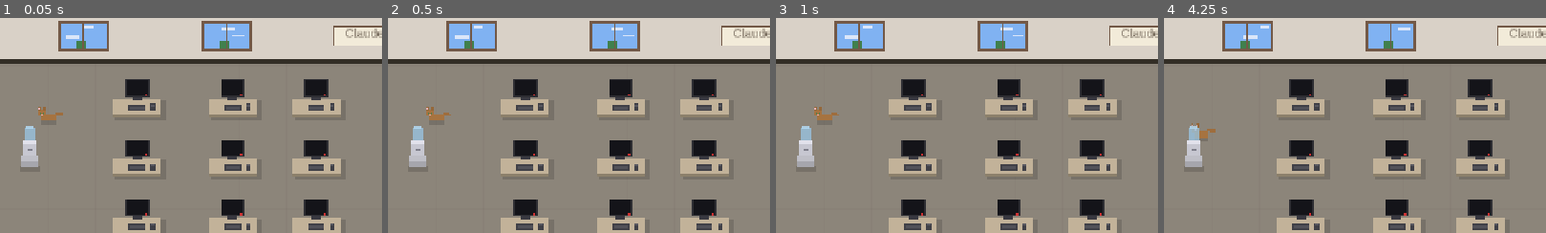
Above: before the commit, frames 1-4 (left to right).
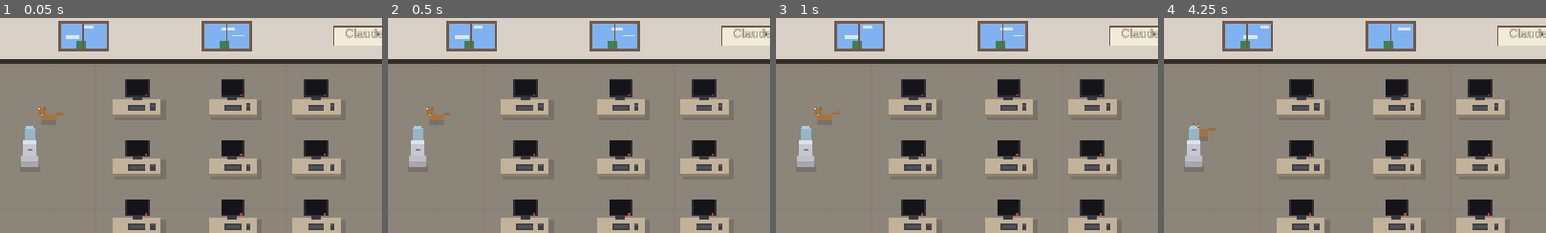
Above: after the commit, the same moments.

Repository: pknull/ccworkspace
Game: Godot game, scene res://scenes/Main.tscn
The game is run twice, just before and just after one commit, with the same random seed, the same clock (stepped at 60 frames per second) and the same inputs.
Inputs (mouse positions are % of the whole screen's width and height, from its top left):
- Up to frame 1 (0.05 s): no input
- Up to frame 2 (0.5 s): no input
- Up to frame 3 (1 s): tap Enter at 0.5 s; move the mouse to (72, 45) at 0.52 s; click (72, 45) at 0.67 s
- Up to frame 4 (4.25 s): click "Reset Layout" at 1.25 s; drag from (30, 55) to (45, 70) at 2.02 s; move the mouse to (60, 28) at 2.77 s; click (60, 28) at 2.92 s; drag from (45, 70) to (20, 35) at 3.52 s
The pictures show only the part of the screen within x 0-50%, y 0-50%; the shares and areas given below are measured in that part.

Frames 1-2 are identical in both runs. In frame 3, less than 0.1% of the frame differs, in the area x 14-17%, y 43-46%; in frame 4, less than 0.1%, in the area x 7-14%, y 48-56%.

Commit message:
Add cute features: cat meows, faster speech bubbles, compact tooltips
- Tune spontaneous speech bubbles: 12s interval (was 25), 25% chance (was 15%),
  30s cooldown (was 45), 5s global cooldown (was 8)
- Add cat meow speech bubbles: 11 phrases ("meow", "mrrp?", "prrrr", etc.),
  18% chance every 20s with 40s cooldown
- Fix tooltip overflow: compact 200x72 panel, single-line spacing,
  truncate long descriptions, smaller fonts

Co-Authored-By: Claude Opus 4.5 <noreply@anthropic.com>

Diff:
--- a/scripts/Agent.gd
+++ b/scripts/Agent.gd
@@ -139,9 +139,9 @@
 # Spontaneous voice bubbles
 var spontaneous_bubble_timer: float = 0.0
 var spontaneous_cooldown: float = 0.0
-const SPONTANEOUS_CHECK_INTERVAL: float = 25.0  # Check every 25 seconds
-const SPONTANEOUS_CHANCE: float = 0.15  # 15% chance when checked
-const SPONTANEOUS_COOLDOWN: float = 45.0  # Minimum 45s between spontaneous bubbles
+const SPONTANEOUS_CHECK_INTERVAL: float = 12.0  # Check every 12 seconds (was 25)
+const SPONTANEOUS_CHANCE: float = 0.25  # 25% chance when checked (was 15%)
+const SPONTANEOUS_COOLDOWN: float = 30.0  # Minimum 30s between spontaneous bubbles (was 45)
 var office_manager: Node = null  # Set by OfficeManager for global coordination
 
 # Idle fidget animations
@@ -478,8 +478,8 @@
 
 func _create_tooltip() -> void:
 	tooltip_panel = ColorRect.new()
-	tooltip_panel.size = Vector2(220, 100)  # Larger to show tool info
-	tooltip_panel.position = Vector2(30, -70)
+	tooltip_panel.size = Vector2(200, 72)  # Compact size
+	tooltip_panel.position = Vector2(30, -50)
 	tooltip_panel.color = Color(0.95, 0.93, 0.85, 0.98)  # Cream paper
 	tooltip_panel.visible = false
 	tooltip_panel.z_index = 100  # Always on top
@@ -487,13 +487,13 @@
 
 	# Tooltip border
 	var border = ColorRect.new()
-	border.size = Vector2(220, 100)
+	border.size = Vector2(200, 72)
 	border.position = Vector2(0, 0)
 	border.color = Color(0.6, 0.55, 0.45)
 	tooltip_panel.add_child(border)
 
 	var inner = ColorRect.new()
-	inner.size = Vector2(216, 96)
+	inner.size = Vector2(196, 68)
 	inner.position = Vector2(2, 2)
 	inner.color = Color(0.95, 0.93, 0.85)
 	tooltip_panel.add_child(inner)
@@ -501,24 +501,24 @@
 	# Tooltip header
 	var header = Label.new()
 	header.name = "Header"
-	header.position = Vector2(8, 6)
-	header.size = Vector2(204, 18)
-	header.add_theme_font_size_override("font_size", 12)
+	header.position = Vector2(6, 4)
+	header.size = Vector2(188, 16)
+	header.add_theme_font_size_override("font_size", 11)
 	header.add_theme_color_override("font_color", Color(0.3, 0.3, 0.3))
 	tooltip_panel.add_child(header)
 
 	# Divider line
 	var divider = ColorRect.new()
-	divider.size = Vector2(204, 1)
-	divider.position = Vector2(8, 24)
+	divider.size = Vector2(188, 1)
+	divider.position = Vector2(6, 20)
 	divider.color = Color(0.7, 0.65, 0.55)
 	tooltip_panel.add_child(divider)
 
 	# Tooltip content
 	tooltip_label = Label.new()
-	tooltip_label.position = Vector2(8, 28)
-	tooltip_label.size = Vector2(204, 68)  # Taller for more content
-	tooltip_label.add_theme_font_size_override("font_size", 10)  # Slightly smaller for more text
+	tooltip_label.position = Vector2(6, 23)
+	tooltip_label.size = Vector2(188, 45)
+	tooltip_label.add_theme_font_size_override("font_size", 9)
 	tooltip_label.add_theme_color_override("font_color", Color(0.25, 0.25, 0.25))
 	tooltip_label.autowrap_mode = TextServer.AUTOWRAP_WORD
 	tooltip_panel.add_child(tooltip_label)
@@ -588,27 +588,29 @@
 				State.COMPLETING: state_text = "Done!"
 				State.IDLE: state_text = "Idle"
 
-			# Build tooltip content
-			var content = ""
-
-			# Task description
+			# Build tooltip content - compact single-line spacing
+			var lines: Array[String] = []
+
+			# Task description (truncate if too long)
 			if description:
-				content = description
+				var desc = description
+				if desc.length() > 60:
+					desc = desc.substr(0, 57) + "..."
+				lines.append(desc)
 			else:
-				content = "(no task description)"
+				lines.append("(no task)")
 
 			# Current tool (if working and using a tool)
 			if state == State.WORKING and current_tool:
-				content += "\n\nUsing: " + current_tool
-
-			# Status
-			content += "\n\nStatus: " + state_text
-
-			# Work progress (if working)
+				lines.append("Using: " + current_tool)
+
+			# Status with optional work time
+			var status_line = "Status: " + state_text
 			if state == State.WORKING and work_elapsed > 0:
-				content += " (%.0fs)" % work_elapsed
-
-			tooltip_label.text = content
+				status_line += " (%.0fs)" % work_elapsed
+			lines.append(status_line)
+
+			tooltip_label.text = "\n".join(lines)
 		tooltip_panel.visible = true
 
 func _hide_tooltip() -> void:
--- a/scripts/OfficeCat.gd
+++ b/scripts/OfficeCat.gd
@@ -11,6 +11,19 @@
 var state_timer: float = 0.0
 var next_action_time: float = 3.0
 var animation_timer: float = 0.0
+
+# Meow speech bubbles
+var meow_bubble: Node2D = null
+var meow_timer: float = 0.0
+var meow_cooldown: float = 0.0
+const MEOW_CHECK_INTERVAL: float = 20.0  # Check every 20 seconds
+const MEOW_CHANCE: float = 0.18  # 18% chance when checked
+const MEOW_COOLDOWN: float = 40.0  # Minimum 40s between meows
+
+const MEOW_PHRASES = [
+	"meow", "mrrp?", "prrrr", "mew!", "nya~", "*purr*",
+	"meow?", "mrow!", "*stretch*", "prrt!", "mrrrow",
+]
 
 # Visual nodes
 var body: ColorRect
@@ -171,6 +184,10 @@
 	# Tail wag animation (always subtle movement)
 	if tail and state != State.SLEEPING:
 		tail.rotation = sin(animation_timer * 2.0) * 0.15
+
+	# Process meow bubbles (not while sleeping)
+	if state != State.SLEEPING:
+		_process_meow_bubble(delta)
 
 func _input(event: InputEvent) -> void:
 	if event is InputEventMouseButton:
@@ -381,3 +398,72 @@
 			return test_pos
 	# Fallback: return position in a known safe corridor
 	return Vector2(randf_range(100, 180), randf_range(bounds_min.y, bounds_max.y))
+
+# =============================================================================
+# MEOW SPEECH BUBBLES
+# =============================================================================
+
+func _process_meow_bubble(delta: float) -> void:
+	# Update meow bubble fade
+	if meow_bubble and meow_timer > 0:
+		meow_timer -= delta
+		if meow_timer < 0.4:
+			meow_bubble.modulate.a = meow_timer / 0.4
+		if meow_timer <= 0:
+			meow_bubble.queue_free()
+			meow_bubble = null
+
+	# Cooldown between meows
+	if meow_cooldown > 0:
+		meow_cooldown -= delta
+		return
+
+	# Check for spontaneous meow
+	animation_timer += delta  # Reuse animation_timer for meow checks
+	if int(animation_timer) % int(MEOW_CHECK_INTERVAL) == 0 and int(animation_timer) > 0:
+		if randf() < MEOW_CHANCE and meow_bubble == null:
+			_show_meow()
+			meow_cooldown = MEOW_COOLDOWN
+
+func _show_meow() -> void:
+	if meow_bubble:
+		meow_bubble.queue_free()
+
+	var phrase = MEOW_PHRASES[randi() % MEOW_PHRASES.size()]
+
+	meow_bubble = Node2D.new()
+	meow_bubble.z_index = 100
+	add_child(meow_bubble)
+
+	# Tiny speech bubble
+	var bubble_bg = ColorRect.new()
+	var text_width = phrase.length() * 6 + 10
+	bubble_bg.size = Vector2(max(text_width, 35), 16)
+	bubble_bg.position = Vector2(-bubble_bg.size.x / 2, -28)
+	bubble_bg.color = Color(1.0, 0.98, 0.92, 0.95)  # Warm cream
+	meow_bubble.add_child(bubble_bg)
+
+	# Border
+	var border = ColorRect.new()
+	border.size = bubble_bg.size + Vector2(2, 2)
+	border.position = bubble_bg.position - Vector2(1, 1)
+	border.color = Color(0.5, 0.45, 0.35)
+	border.z_index = -1
+	meow_bubble.add_child(border)
+
+	# Tiny pointer
+	var pointer = ColorRect.new()
+	pointer.size = Vector2(5, 5)
+	pointer.position = Vector2(-2.5, -13)
+	pointer.color = Color(1.0, 0.98, 0.92, 0.95)
+	meow_bubble.add_child(pointer)
+
+	# Text
+	var text_label = Label.new()
+	text_label.text = phrase
+	text_label.position = bubble_bg.position + Vector2(5, 1)
+	text_label.add_theme_font_size_override("font_size", 9)
+	text_label.add_theme_color_override("font_color", Color(0.35, 0.3, 0.25))
+	meow_bubble.add_child(text_label)
+
+	meow_timer = 2.0  # Show for 2 seconds
--- a/scripts/OfficeManager.gd
+++ b/scripts/OfficeManager.gd
@@ -52,7 +52,7 @@
 # Spontaneous bubble coordination
 var current_spontaneous_agent: Agent = null
 var spontaneous_bubble_cooldown: float = 0.0
-const GLOBAL_SPONTANEOUS_COOLDOWN: float = 8.0  # Minimum 8s between any spontaneous bubbles
+const GLOBAL_SPONTANEOUS_COOLDOWN: float = 5.0  # Minimum 5s between any spontaneous bubbles (was 8)
 
 # Obstacles for agent pathfinding (legacy - kept for cat)
 var office_obstacles: Array[Rect2] = []
